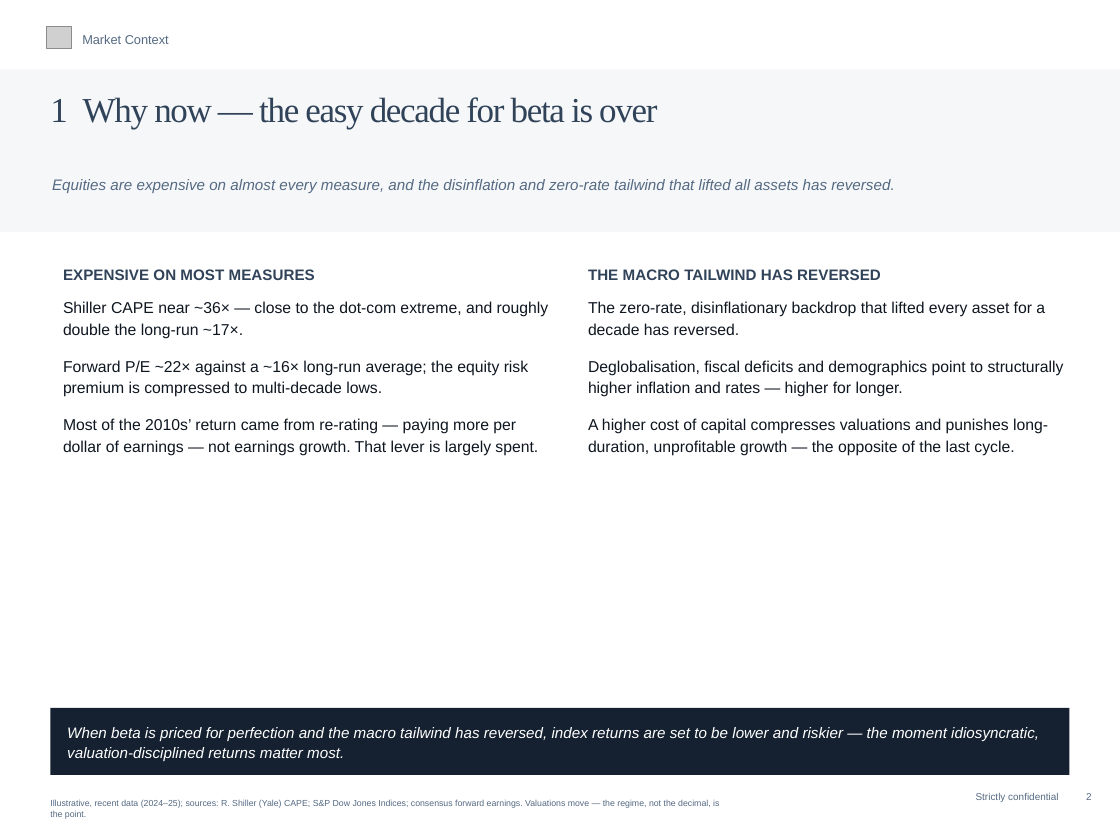
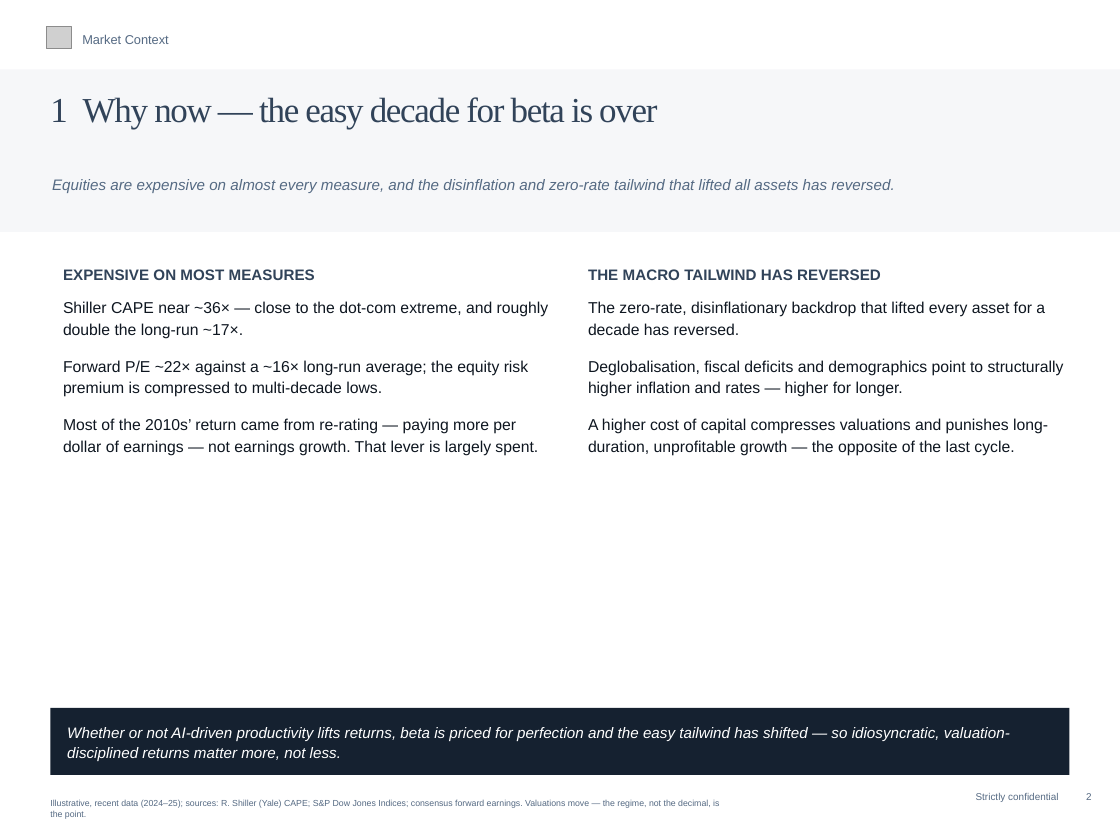
Before and after one commit to charette-lab/Claude, a slide deck: slide 4 of Athanase_Engaged_Ownership_Allocator_Deck.pptx. Drawn at 1120x840 pixels with LibreOffice and Linux fonts; fonts in the diff are those of the drawing; grey boxes stand for pictures. Boxes give left, top, right and bottom in pixels: in the first picture for what was removed or moved away, otherwise in the second. Text is boxed around its words. In the diff, an @@ line names an element or a change of style, - is before the commit and + after.

```diff
--- a/Athanase_Engaged_Ownership_Allocator_Deck.pptx
+++ b/Athanase_Engaged_Ownership_Allocator_Deck.pptx
@@ text at (67,727,1010,761): text changed @@
-When beta is priced for perfection and the macro tailwind has reversed, index returns are set to be lower and riskier — the moment idiosyncratic, valuation-disciplined returns matter most.
+Whether or not AI-driven productivity lifts returns, beta is priced for perfection and the easy tailwind has shifted — so idiosyncratic, valuation-disciplined returns matter more, not less.
```
Also in this commit, not shown: 3 other slides changed, 1 other file.
